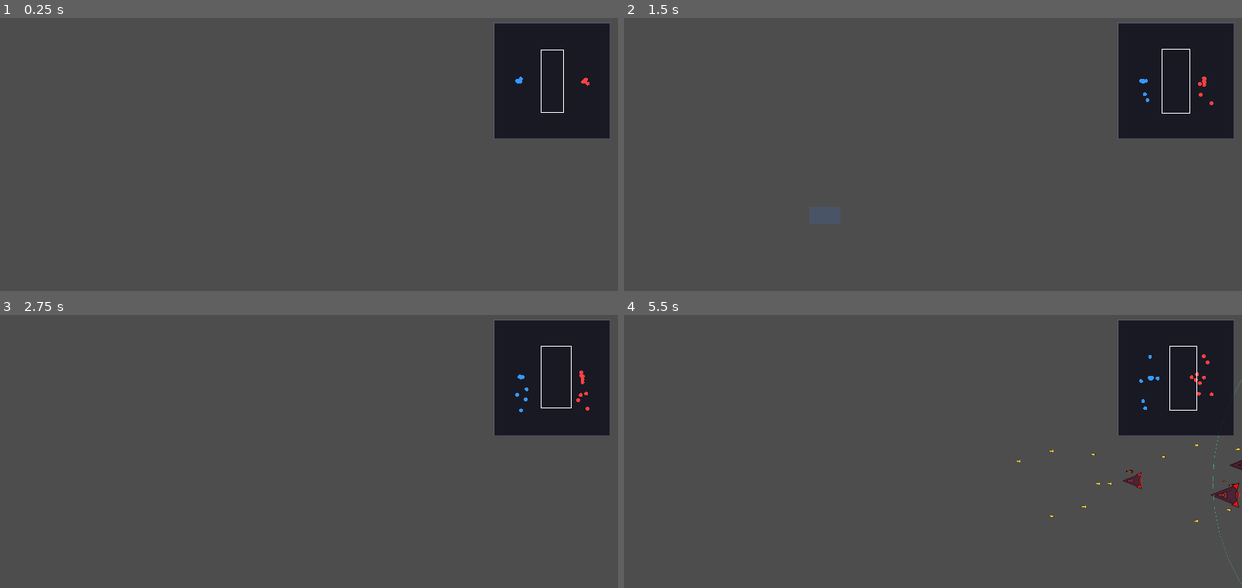
Above: before the commit, frames 1-4 (two rows, left to right).
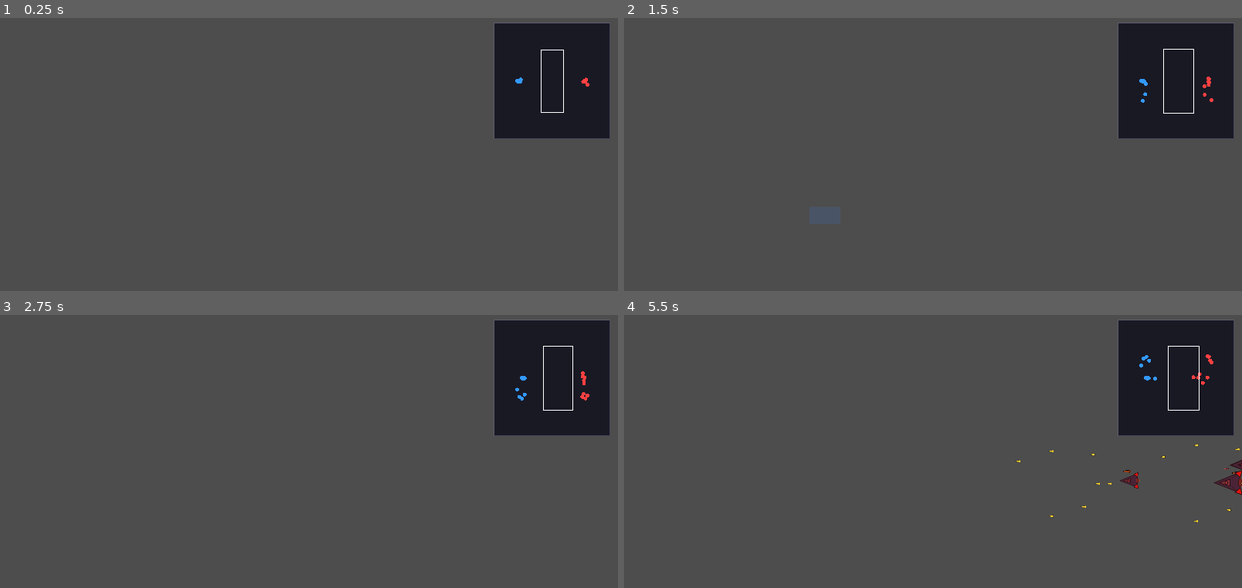
Above: after the commit, the same moments.

Repository: ZhanXuzhao/SpaceRTS
Game: Godot game, scene res://scenes/main.tscn
Two runs of this game, one before a commit and one after it. Both use one fixed random seed, a clock stepped at 60 frames per second and the inputs below.
Inputs (mouse positions are in pixels of both pictures, inside the frame that each line leads up to):
- Up to frame 1 (0.25 s): no input
- Up to frame 2 (1.5 s): tap Enter at 0.5 s; move the mouse to (1068, 170) at 0.52 s; hold W 0.53-1.25 s; tap R at 0.6 s; click (1068, 170) at 0.67 s; drag from (809, 206) to (902, 258) at 1.27 s
- Up to frame 3 (2.75 s): move the mouse to (370, 410) at 2.02 s; hold W from 2.03 s (still down); tap H at 2.1 s
- Up to frame 4 (5.5 s): release W at 2.75 s; drag from (902, 555) to (747, 435) at 2.77 s; move the mouse to (1118, 538) at 3.52 s; hold A 3.53-4.25 s; tap Z at 3.6 s; drag from (747, 435) to (840, 399) at 4.27 s; move the mouse to (963, 486) at 5.02 s; hold A from 5.03 s (still down); tap C at 5.1 s; click (963, 486) at 5.17 s

The runs differ from the first frame. In frame 1, less than 0.1% of the frame differs, in the area x 84-96%, y 21-26%; in frame 2, 0.2%; in frame 3, 0.3%; in frame 4, 0.8%, in the area x 63-100%, y 11-99%.

Commit message:
fix: 无人机不攻击母舰 + 可选中可指令 + 失去指令返回环绕 + 环绕半径500可配置

Diff:
--- a/scripts/game_config.gd
+++ b/scripts/game_config.gd
@@ -58,5 +58,8 @@
 # ===== 弹体通用 =====
 const PROJECTILE_LIFETIME := 3.0
 
+# ===== 无人机 =====
+const DRONE_ORBIT_RADIUS := 500.0
+
 # ===== 相机 =====
 const SCROLL_SPEED := 1000.0
--- a/scripts/unit.gd
+++ b/scripts/unit.gd
@@ -108,6 +108,7 @@
 
 # ----- 无人机仓（战列舰专属）-----
 var _drone_bay: int = 10
+var _home_battleship: Unit = null  # 无人机所属母舰
 var _deployed_drones: Array[Unit] = []
 var _max_deployed_drones: int = 4
 var _drone_launch_timer: float = 0.0
@@ -205,6 +206,10 @@
 
 
 func _update_target() -> void:
+	# 无人机无目标时返回母舰
+	if _home_battleship != null and _current_target == null and not _is_moving and not _is_orbit:
+		orbit_target(_home_battleship)
+		return
 	# 清理无效的明确攻击目标
 	if is_instance_valid(_explicit_attack_target) and _explicit_attack_target.hull <= 0:
 		_explicit_attack_target = null
@@ -380,7 +385,8 @@
 	for i in range(d.slot_count):
 		d._slot_weapons[i] = Weapon.create_random()
 	# 环绕母舰
-	d.orbit_target(self)
+	d.orbit_target(self, CFG.DRONE_ORBIT_RADIUS)
+	d._home_battleship = self
 	_deployed_drones.append(d)
 	_drone_bay -= 1
 
@@ -435,8 +441,8 @@
 
 func _fire_slot(slot_index: int, target: Unit) -> void:
 	var w = _slot_weapons[slot_index]
-	if w == null:
-		return
+	if w == null or target.team == team:
+		return  # 不攻击友军
 
 	var slot_offset = _slot_offsets_scaled[slot_index]
 	var fire_pos = global_position + slot_offset
@@ -696,7 +702,6 @@
 	_orbit_target_unit = target
 	_orbit_radius = custom_radius
 	_is_orbit = true
-	_explicit_attack_target = target
 	_is_moving = true
 	_is_attack_move = false
 	_is_area_attack = false
